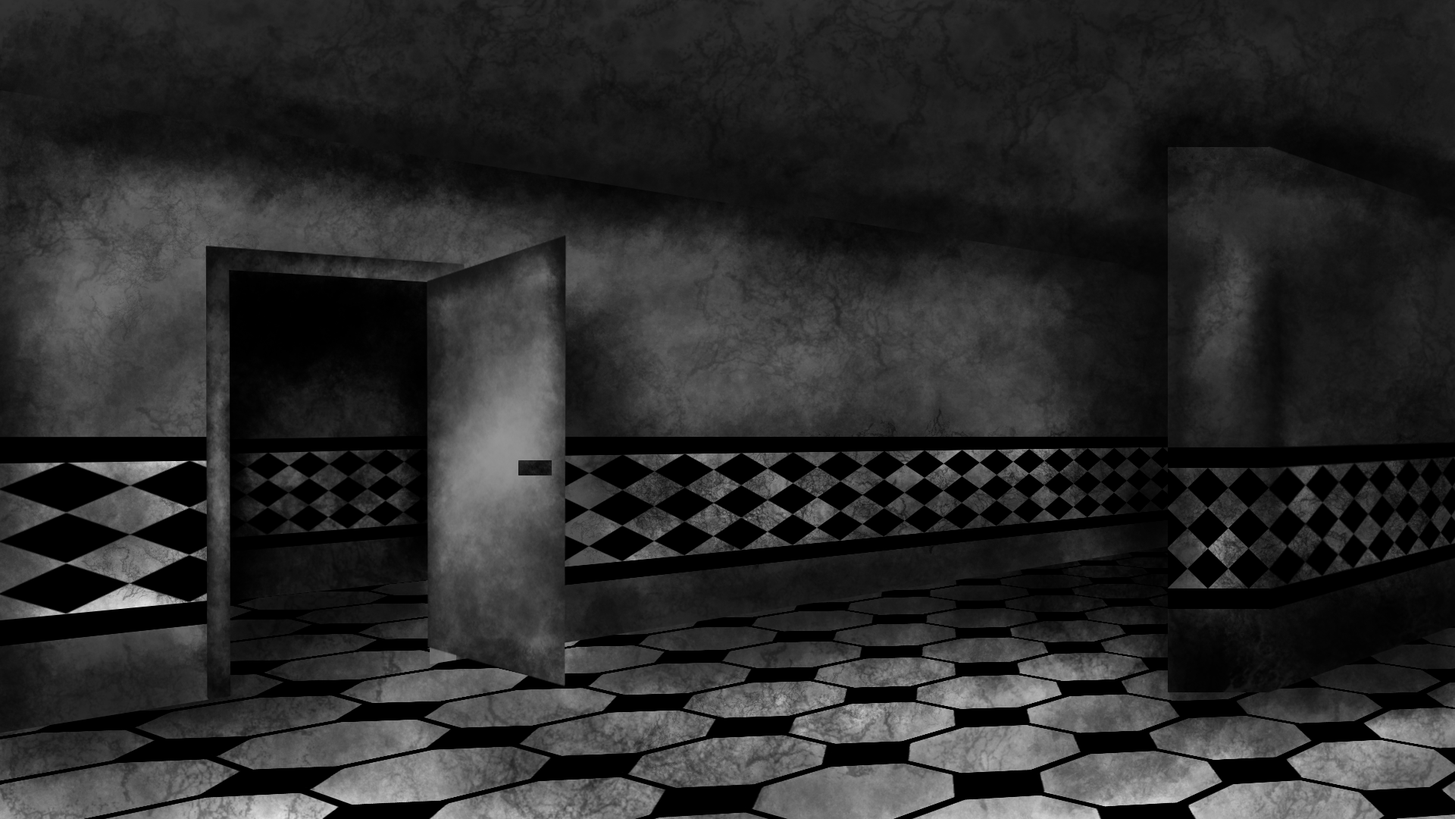
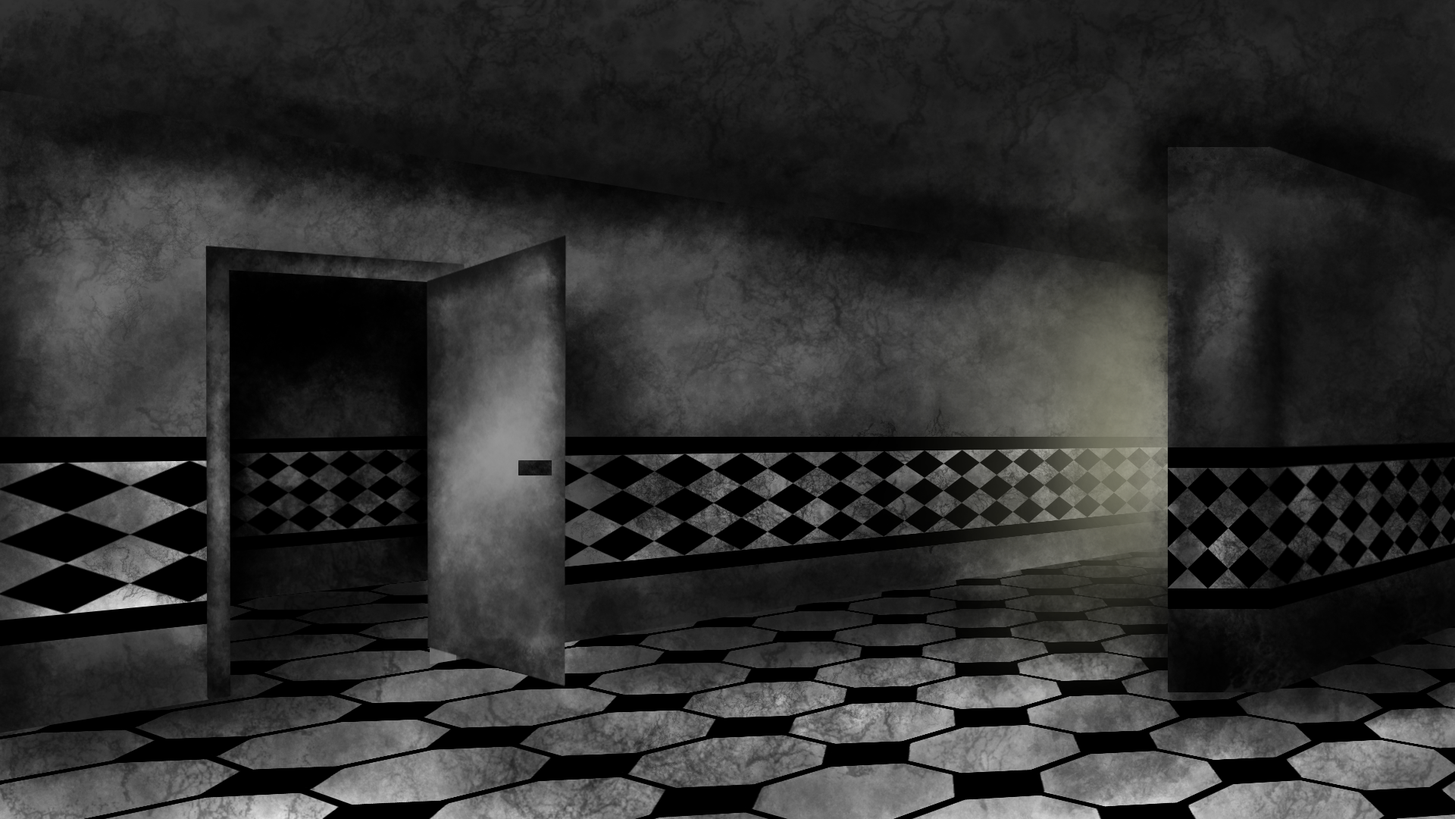
Layered file, before and after one edit (1455 × 819). Changes by layer:
painted on "Paint Layer 24" over box(847, 72, 1244, 437)
painted on "Paint Layer 10" over box(847, 72, 1244, 700)
painted on "Paint Layer 13" over box(847, 72, 1244, 700)
painted on "Paint Layer 20" over box(1018, 97, 1244, 700)
painted on "Paint Layer 12" over box(1067, 72, 1244, 697)
painted on "Paint Layer 3" (1st of 6, in "paredeDireiraMei" › "ParedeMei" › "quadriculado") over box(1018, 436, 1200, 631)
added group "luzinha" with 3 layers above "Paint Layer 30" over box(847, 72, 1244, 700)
added layer "Paint Layer 34" in group "luzinha" over box(1067, 194, 1200, 680)
added layer "Paint Layer 33" (68%) in group "luzinha" over box(970, 194, 1200, 680)
added layer "Paint Layer 32" (addition, 23%) in group "luzinha" over box(847, 72, 1244, 700)
painted on "Paint Layer 30" over box(970, 145, 1231, 680)
painted on "Paint Layer 17" over box(847, 72, 1244, 680)
painted on "Paint Layer 16" over box(847, 72, 1244, 700)
painted on "Paint Layer 15" over box(847, 72, 1244, 700)
painted on "Paint Layer 2" (4th of 5, in "paredeEsquerda" › "quadriculado") over box(885, 436, 1200, 680)
painted on "Paint Layer 1" (4th of 6, in "paredeEsquerda" › "quadriculado") over box(885, 388, 1200, 700)
painted on "Paint Layer 3" (4th of 6, in "paredeEsquerda") over box(847, 72, 1213, 700)
painted on "Paint Layer 19" over box(885, 339, 1200, 700)
painted on "Paint Layer 18" over box(885, 388, 1200, 700)
painted on "Paint Layer 1" (6th of 6, in "chao") over box(885, 485, 1200, 700)
painted on "Paint Layer 6" over box(885, 436, 1200, 700)
painted on "Paint Layer 23" over box(847, 72, 1244, 680)
painted on "Paint Layer 22" over box(847, 72, 1244, 437)
painted on "teto" (2nd of 2, in "teto") over box(847, 72, 1244, 700)
…and 5 more changes (5 painted)
